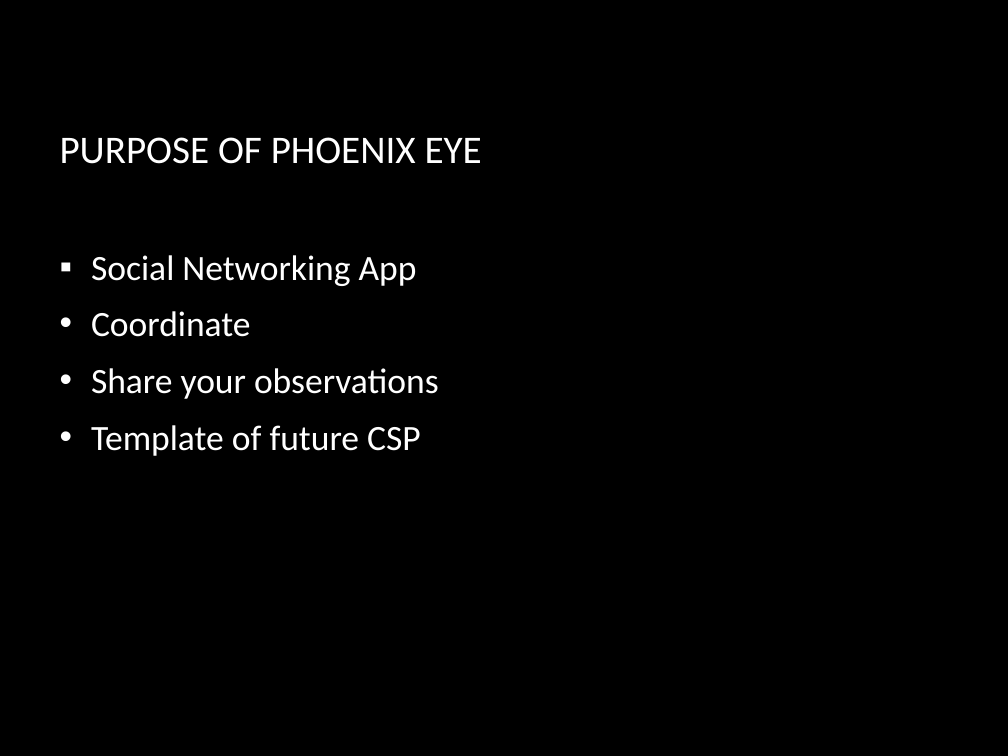
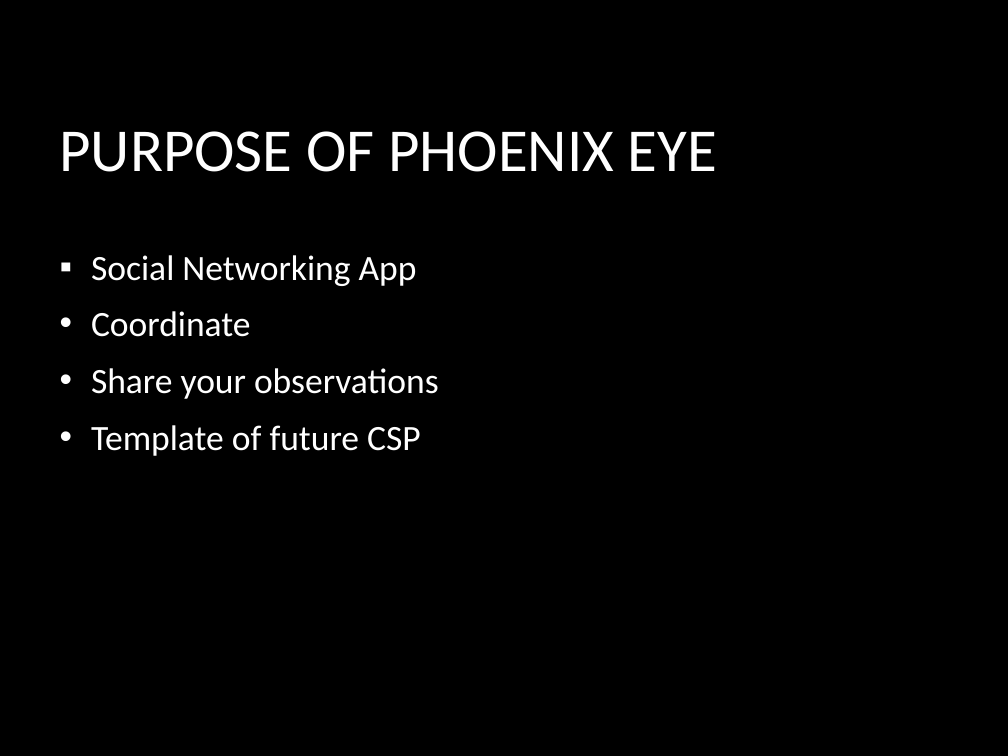
Before and after one commit to qrprat77/https---github.com-qrprat77-Biology_project, a slide deck: slide 6 of Resource/Bio_Presentation.pptx. Drawn at 1008x756 pixels with LibreOffice and Linux fonts; fonts in the diff are those of the drawing; background and template pictures are left out. Boxes give left, top, right and bottom in pixels: in the first picture for what was removed or moved away, otherwise in the second. Text is boxed around its words. In the diff, an @@ line names an element or a change of style, - is before the commit and + after.

```diff
--- a/Resource/Bio_Presentation.pptx
+++ b/Resource/Bio_Presentation.pptx
@@ title "PURPOSE OF PHOENIX EYE" at <box>60,131,717,172</box>: size 30.9 to 48 pt @@
```
Also in this commit, not shown: 8 other slides changed.
